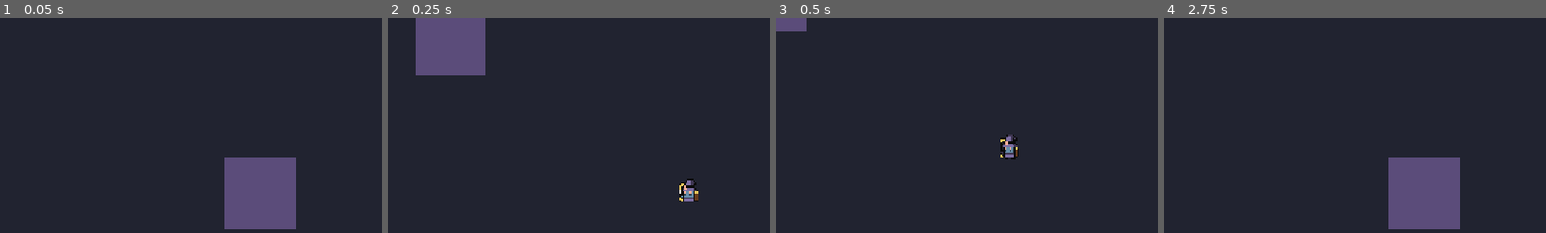
Above: before the commit, frames 1-4 (left to right).
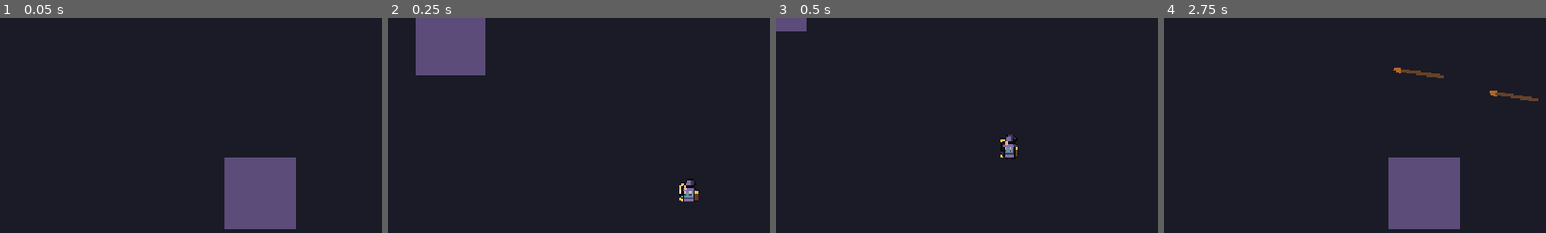
Above: after the commit, the same moments.

Repository: jotrigo/juego2d
Game: Godot game, scene res://scenes/main/IntegrationTest.tscn
Two runs of this game, one before a commit and one after it. Both use one fixed random seed, a clock stepped at 60 frames per second and the inputs below. This scene is started directly instead of the project's main scene.
Inputs (mouse positions are % of the whole screen's width and height, from its top left):
- Up to frame 1 (0.05 s): no input
- Up to frame 2 (0.25 s): no input
- Up to frame 3 (0.5 s): no input
- Up to frame 4 (2.75 s): move the mouse to (45, 70) at 0.52 s; press the mouse at (45, 70) at 0.53 s; hold W (move_up) 0.53-2.03 s; move the mouse to (80, 65) at 1.27 s; release the mouse at (80, 65) at 1.28 s; click (80, 65) at 1.35 s; move the mouse to (20, 35) at 2.02 s; press the mouse at (20, 35) at 2.03 s; hold A (move_left) from 2.03 s (still down)
The pictures show only the part of the screen within x 21-71%, y 22-72%; the shares and areas given below are measured in that part.

The runs differ from the first frame. In frame 4, 0.4% of the frame differs, in the area x 60-98%, y 23-39%.

Commit message:
Experimento: fondo de bosque parallax (rama)
- ForestBackground.tscn: ParallaxBackground con 12 capas y profundidad.
- Game.tscn instancia el fondo y baja la opacidad del suelo.
- Assets del pack (Eder Muniz, no redistribuible) excluidos vía .gitignore;
  atribución en CREDITS.md.

Co-Authored-By: Claude Opus 4.8 <noreply@anthropic.com>

Diff:
--- /dev/null
+++ b/scenes/main/ForestBackground.tscn
@@ -0,0 +1,113 @@
+[gd_scene load_steps=13 format=3 uid="uid://bforestbg001"]
+
+[ext_resource type="Texture2D" path="res://Free Pixel Art Forest/PNG/Background layers/Layer_0011_0.png" id="0"]
+[ext_resource type="Texture2D" path="res://Free Pixel Art Forest/PNG/Background layers/Layer_0010_1.png" id="1"]
+[ext_resource type="Texture2D" path="res://Free Pixel Art Forest/PNG/Background layers/Layer_0009_2.png" id="2"]
+[ext_resource type="Texture2D" path="res://Free Pixel Art Forest/PNG/Background layers/Layer_0008_3.png" id="3"]
+[ext_resource type="Texture2D" path="res://Free Pixel Art Forest/PNG/Background layers/Layer_0007_Lights.png" id="4"]
+[ext_resource type="Texture2D" path="res://Free Pixel Art Forest/PNG/Background layers/Layer_0006_4.png" id="5"]
+[ext_resource type="Texture2D" path="res://Free Pixel Art Forest/PNG/Background layers/Layer_0005_5.png" id="6"]
+[ext_resource type="Texture2D" path="res://Free Pixel Art Forest/PNG/Background layers/Layer_0004_Lights.png" id="7"]
+[ext_resource type="Texture2D" path="res://Free Pixel Art Forest/PNG/Background layers/Layer_0003_6.png" id="8"]
+[ext_resource type="Texture2D" path="res://Free Pixel Art Forest/PNG/Background layers/Layer_0002_7.png" id="9"]
+[ext_resource type="Texture2D" path="res://Free Pixel Art Forest/PNG/Background layers/Layer_0001_8.png" id="10"]
+[ext_resource type="Texture2D" path="res://Free Pixel Art Forest/PNG/Background layers/Layer_0000_9.png" id="11"]
+
+[node name="ForestBackground" type="ParallaxBackground"]
+layer = -100
+
+[node name="L0" type="ParallaxLayer" parent="."]
+motion_scale = Vector2(0.1, 0.1)
+motion_mirroring = Vector2(928, 793)
+
+[node name="S" type="Sprite2D" parent="L0"]
+centered = false
+texture = ExtResource("0")
+
+[node name="L1" type="ParallaxLayer" parent="."]
+motion_scale = Vector2(0.15, 0.15)
+motion_mirroring = Vector2(928, 793)
+
+[node name="S" type="Sprite2D" parent="L1"]
+centered = false
+texture = ExtResource("1")
+
+[node name="L2" type="ParallaxLayer" parent="."]
+motion_scale = Vector2(0.2, 0.2)
+motion_mirroring = Vector2(928, 793)
+
+[node name="S" type="Sprite2D" parent="L2"]
+centered = false
+texture = ExtResource("2")
+
+[node name="L3" type="ParallaxLayer" parent="."]
+motion_scale = Vector2(0.25, 0.25)
+motion_mirroring = Vector2(928, 793)
+
+[node name="S" type="Sprite2D" parent="L3"]
+centered = false
+texture = ExtResource("3")
+
+[node name="L4" type="ParallaxLayer" parent="."]
+motion_scale = Vector2(0.3, 0.3)
+motion_mirroring = Vector2(928, 793)
+
+[node name="S" type="Sprite2D" parent="L4"]
+centered = false
+texture = ExtResource("4")
+
+[node name="L5" type="ParallaxLayer" parent="."]
+motion_scale = Vector2(0.35, 0.35)
+motion_mirroring = Vector2(928, 793)
+
+[node name="S" type="Sprite2D" parent="L5"]
+centered = false
+texture = ExtResource("5")
+
+[node name="L6" type="ParallaxLayer" parent="."]
+motion_scale = Vector2(0.4, 0.4)
+motion_mirroring = Vector2(928, 793)
+
+[node name="S" type="Sprite2D" parent="L6"]
+centered = false
+texture = ExtResource("6")
+
+[node name="L7" type="ParallaxLayer" parent="."]
+motion_scale = Vector2(0.45, 0.45)
+motion_mirroring = Vector2(928, 793)
+
+[node name="S" type="Sprite2D" parent="L7"]
+centered = false
+texture = ExtResource("7")
+
+[node name="L8" type="ParallaxLayer" parent="."]
+motion_scale = Vector2(0.5, 0.5)
+motion_mirroring = Vector2(928, 793)
+
+[node name="S" type="Sprite2D" parent="L8"]
+centered = false
+texture = ExtResource("8")
+
+[node name="L9" type="ParallaxLayer" parent="."]
+motion_scale = Vector2(0.55, 0.55)
+motion_mirroring = Vector2(928, 793)
+
+[node name="S" type="Sprite2D" parent="L9"]
+centered = false
+texture = ExtResource("9")
+
+[node name="L10" type="ParallaxLayer" parent="."]
+motion_scale = Vector2(0.6, 0.6)
+motion_mirroring = Vector2(928, 793)
+
+[node name="S" type="Sprite2D" parent="L10"]
+centered = false
+texture = ExtResource("10")
+
+[node name="L11" type="ParallaxLayer" parent="."]
+motion_scale = Vector2(0.7, 0.7)
+motion_mirroring = Vector2(928, 793)
+
+[node name="S" type="Sprite2D" parent="L11"]
+centered = false
+texture = ExtResource("11")
--- a/scenes/main/Game.tscn
+++ b/scenes/main/Game.tscn
@@ -6,6 +6,7 @@
 [ext_resource type="PackedScene" uid="uid://bhud001" path="res://scenes/ui/HUD.tscn" id="4_hud"]
 [ext_resource type="PackedScene" uid="uid://brune001" path="res://scenes/ui/RuneSelectionUI.tscn" id="5_rune"]
 [ext_resource type="PackedScene" uid="uid://bend001" path="res://scenes/ui/EndScreen.tscn" id="6_end"]
+[ext_resource type="PackedScene" uid="uid://bforestbg001" path="res://scenes/main/ForestBackground.tscn" id="7_forest"]
 
 [sub_resource type="RectangleShape2D" id="RectH"]
 size = Vector2(2280, 40)
@@ -28,10 +29,12 @@
 [node name="Game" type="Node2D"]
 script = ExtResource("1_game")
 
+[node name="ForestBackground" parent="." instance=ExtResource("7_forest")]
+
 [node name="Arena" type="Node2D" parent="."]
 
 [node name="Floor" type="Polygon2D" parent="Arena"]
-color = Color(0.13, 0.14, 0.19, 1)
+color = Color(0.13, 0.14, 0.19, 0.35)
 polygon = PackedVector2Array(0, 0, 2200, 0, 2200, 1400, 0, 1400)
 
 [node name="WallTop" type="StaticBody2D" parent="Arena" groups=["walls"]]
Not shown: 1 places in scenes/main/Game.tscn that only renumber resources
Not shown, changed: .gitignore
Not shown, added: CREDITS.md
